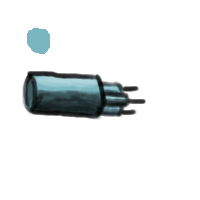
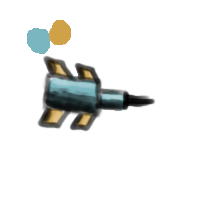
Layer changes from the first (200, 200) image to the second:
added layer "plasma lines" above "plasma shadow" over [36, 55, 156, 132]
added layer "plasma shadow" above "plasma light" over [40, 57, 128, 129]
added layer "plasma light" above "plasma color" over [49, 61, 126, 131]
added layer "plasma color" above "gatling lines" over [43, 58, 126, 129]
hid "gatling lines" over [22, 70, 147, 120]
hid "gatling shadow", moved it above "gatling light" over [24, 76, 128, 119]
hid "gatling light" over [33, 73, 128, 112]
hid "gatling color" over [24, 72, 129, 119]
painted on "palette" over [49, 20, 71, 45]
